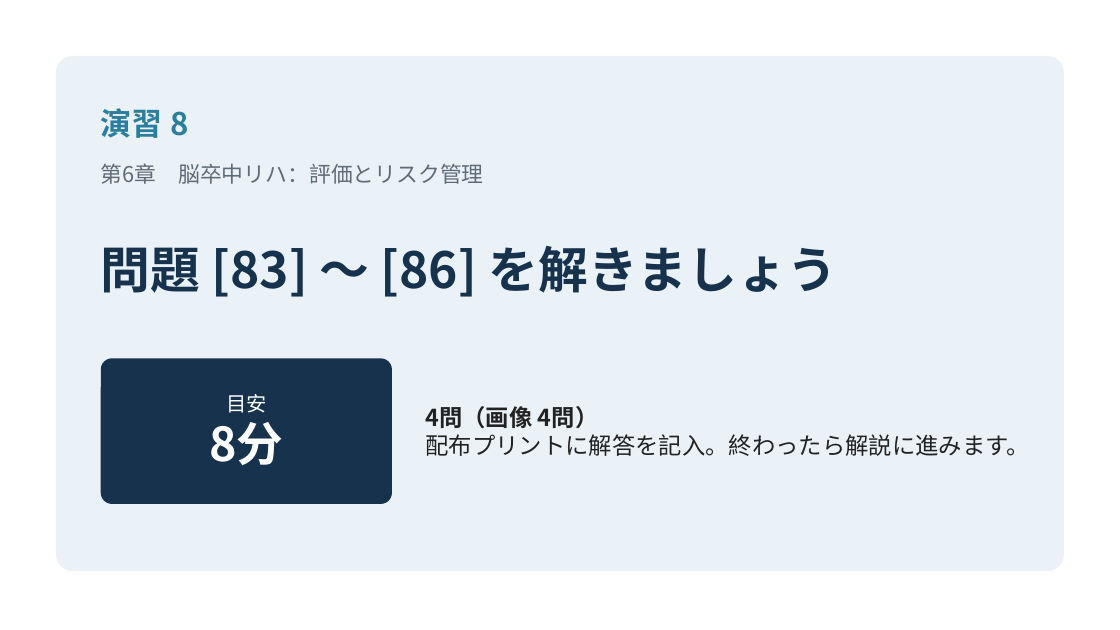
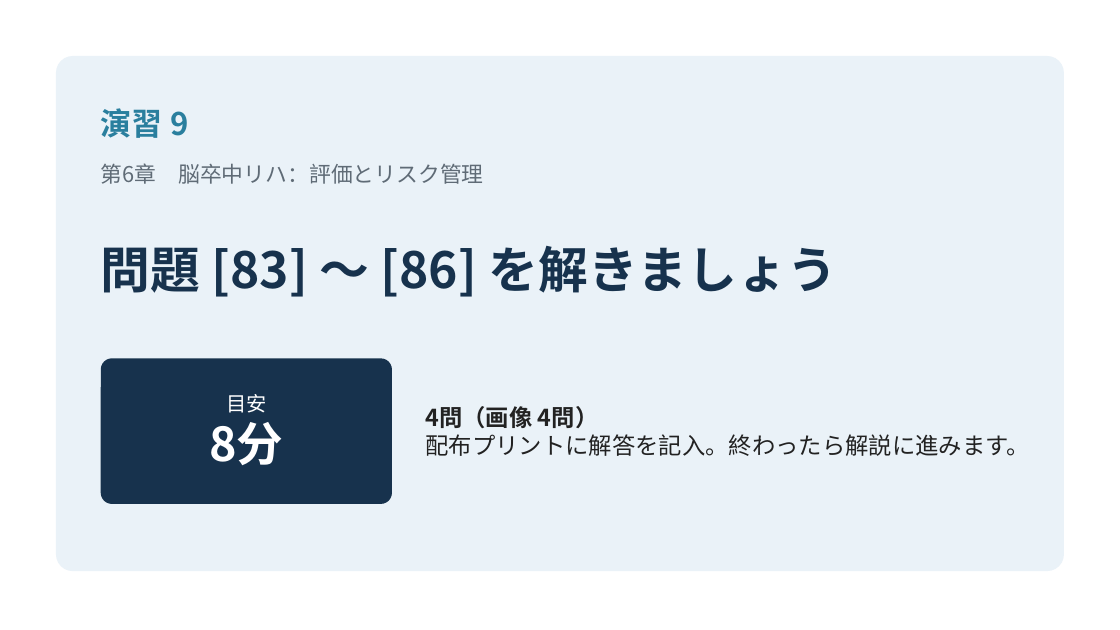
Before and after one commit to snowlife0211-pixel/bookish-fishstick, a slide deck: slide 195 of materials/神経系 総合演習_解説（統合版）.pptx (slide 194 before the commit). Drawn at 1120x630 pixels with LibreOffice and Linux fonts; fonts in the diff are those of the drawing. Boxes give left, top, right and bottom in pixels: in the first picture for what was removed or moved away, otherwise in the second. Text is boxed around its words. In the diff, an @@ line names an element or a change of style, - is before the commit and + after.

```diff
--- a/materials/神経系 総合演習_解説（統合版）.pptx
+++ b/materials/神経系 総合演習_解説（統合版）.pptx
@@ text at box(101, 108, 188, 138): text changed @@
-演習 8
+演習 9
```
Also in this commit, not shown: 1 other slide changed, 1 slide added, 2 other files.
